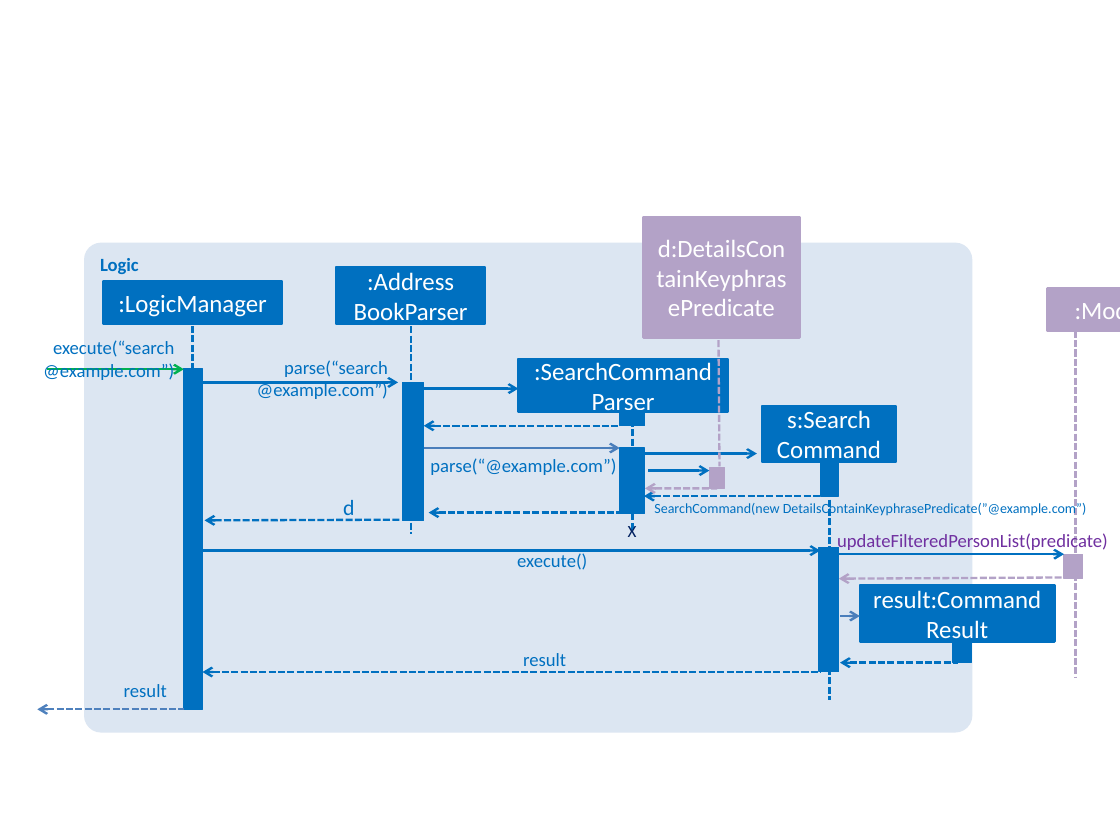
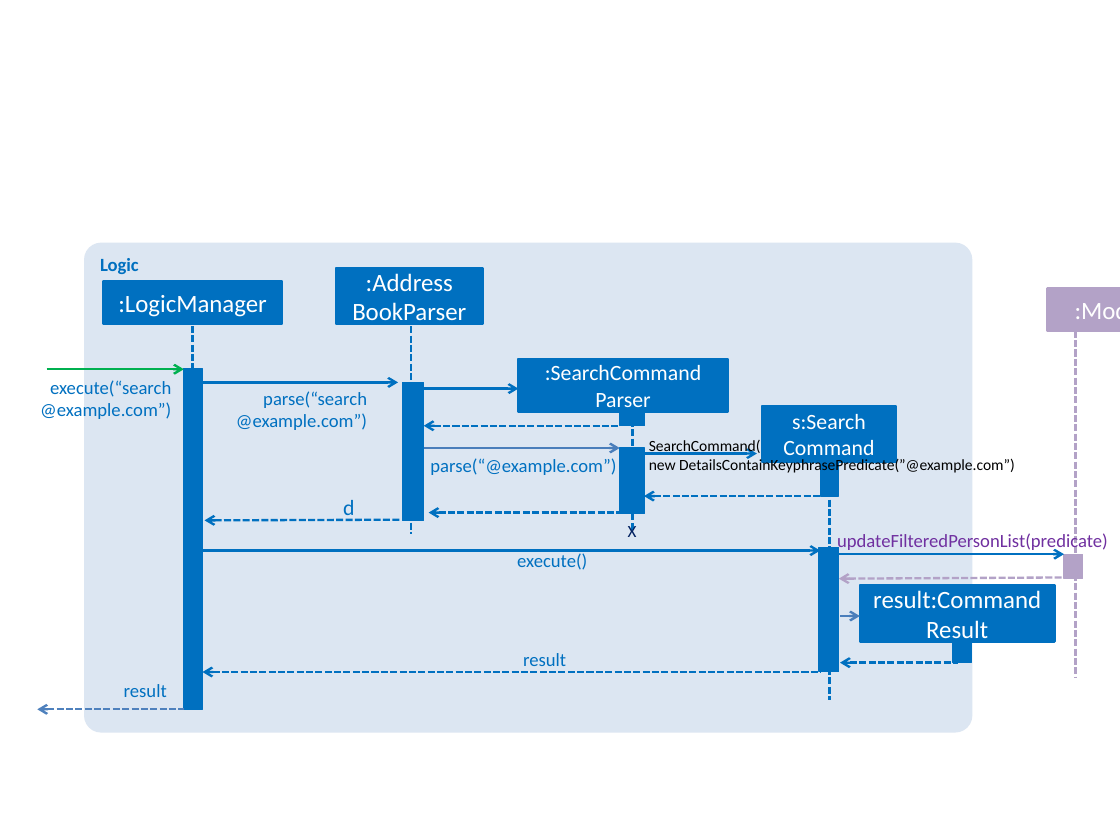
Before and after one commit to zenghou/addressbook-level4, a slide deck: slide 1 of docs/diagrams/SearchCommandSequenceDiagram.pptx. Drawn at 1120x840 pixels with LibreOffice and Linux fonts; fonts in the diff are those of the drawing. Boxes give left, top, right and bottom in pixels: in the first picture for what was removed or moved away, otherwise in the second. Text is boxed around its words. In the diff, an @@ line names an element or a change of style, - is before the commit and + after.

Commit message:
SearchCommandSequenceDiagam: update UML

```diff
--- a/docs/diagrams/SearchCommandSequenceDiagram.pptx
+++ b/docs/diagrams/SearchCommandSequenceDiagram.pptx
@@ rectangle removed at [644, 217, 800, 338] @@
-d:DetailsContainKeyphrasePredicate
@@ rectangle ":SearchCommand" at [519, 358, 728, 411]: size 16 to 14 pt @@
@@ line removed from (718, 330) to (719, 466) @@
@@ text "execute(“search @example.com”)": place and size @@
-text "execute(“search @example.com”)" at [43, 340, 174, 380]
+text "execute(“search @example.com”)" at [40, 380, 171, 419]
@@ text "parse(“search @example.com”)": place and size @@
-text "parse(“search @example.com”)" at [257, 360, 388, 399]
+text "parse(“search @example.com”)" at [236, 391, 367, 430]
@@ rectangle "s:Search Command" at [762, 405, 896, 461]: size 16 to 14 pt @@
@@ text at [649, 440, 1015, 474]: text changed; size 9 to 10 pt; text colour #0070C0 to #000000 @@
-SearchCommand(new DetailsContainKeyphrasePredicate(”@example.com”)
+SearchCommand(
+new DetailsContainKeyphrasePredicate(”@example.com”)
@@ arrow removed from (648, 470) to (709, 470) @@
@@ rectangle removed at [710, 467, 725, 488] @@
@@ arrow removed from (717, 488) to (645, 488) @@
```
Also in this commit, not shown: 2 other files.
